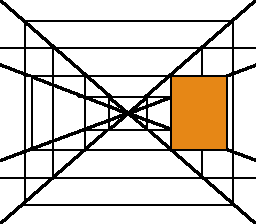
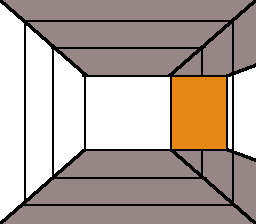
Layered file, before and after one edit (256 × 224). Changes by layer:
removed layer "変形" over [left=0, top=0, right=256, bottom=224]
painted on "背景" over [left=0, top=0, right=256, bottom=224]